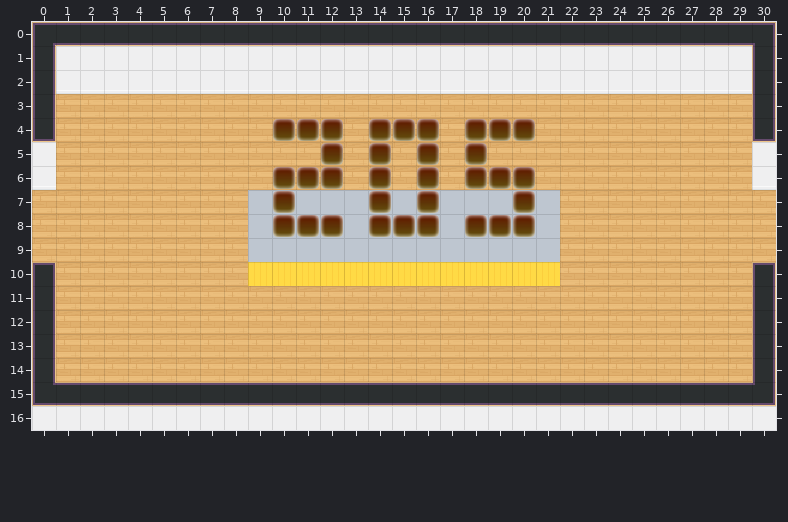
A Tiled map (JSON) gets an edit: dist/map/205.json. The picture above was drawn from the file before the commit.
Cells are 32x32 px. Shown: x 0..30, y 0..16.
Once edited:
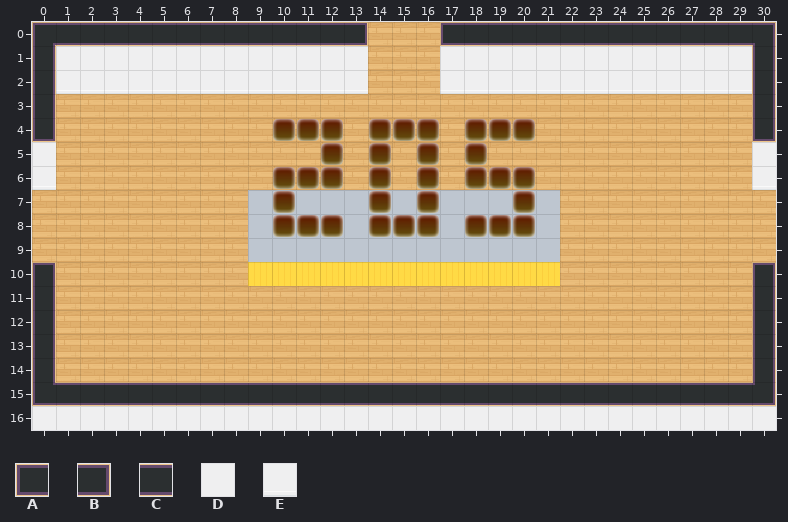
Key: from "tileset5_export": A 46, B 47, C 56, D 62, E 72.
_ is an empty cell.
Edits made:
Layer "walls":
y 0: x 13..17 CCCCC -> B___A
y 1: x 14..16 DDD -> ___
y 2: x 14..16 EEE -> ___
Pixel boxes of the changes (left, top, right, bottom) in both pictures:
changed: (365, 22, 443, 94)
